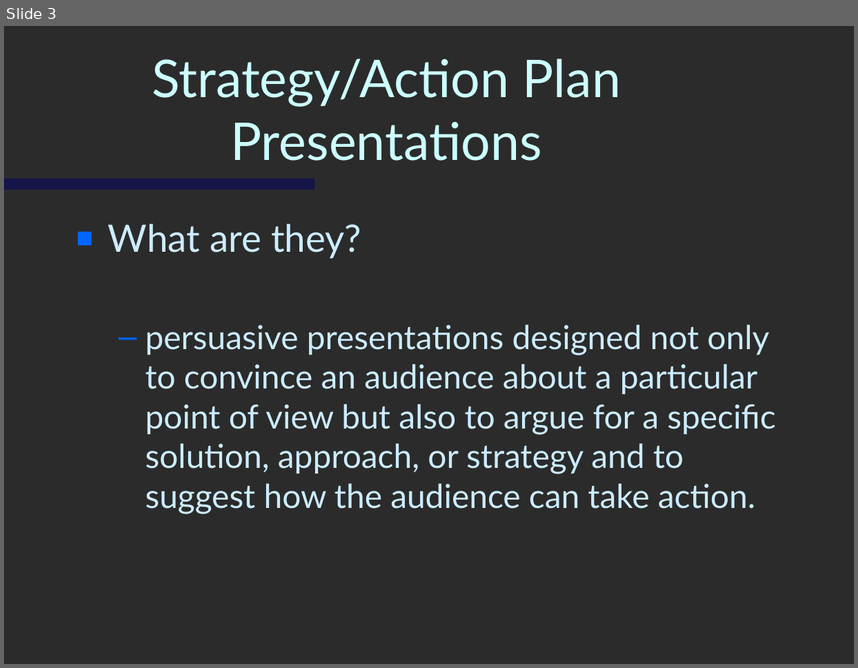
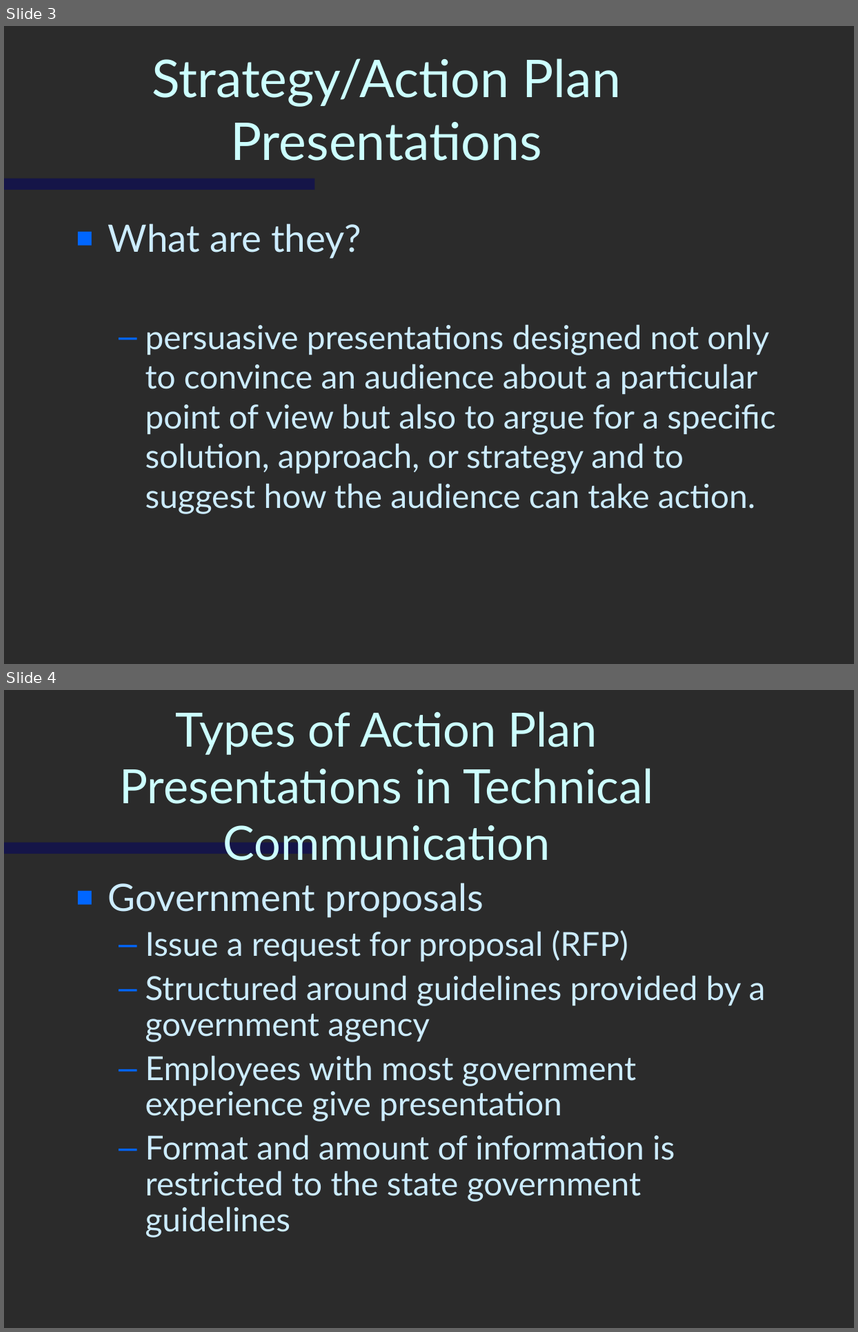
Before and after one commit to sumdog/assignments, a slide deck: pc2500-presentations/pc2500-presentation3.ppt. Shown one above the other, each under a label of ours: slide 3 before the commit, slides 3 and 4 after it. The pictures are 858x668 and 858x1332 pixels, drawn with LibreOffice and Linux fonts; fonts in the diff are those of the drawing; background and template pictures are left out; a plain dark background stands for a picture behind light text. Boxes give left, top, right and bottom in pixels: in the first picture for what was removed or moved away, otherwise in the second. Text is boxed around its words. In the diff, an @@ line names an element or a change of style, - is before the commit and + after.

Commit message:
I cleaned out my Tech home directory from last semester Added the updated version of presentation 3 we used changed the file extention on memo-3-4 added the other memo added the final exam in both formats

```diff
--- a/pc2500-presentations/pc2500-presentation3.ppt
+++ b/pc2500-presentations/pc2500-presentation3.ppt
@@ slide 4 added at (x1=4, y1=690, x2=854, y2=1328), background picture (left out); not listed: 1 template element that a slide beside it also shows @@
@@ title added at (x1=119, y1=711, x2=653, y2=860), 40 pt, text #CCFFFF @@
+Types of Action Plan Presentations in Technical Communication
@@ text added at (x1=108, y1=883, x2=766, y2=1237), 28 pt, text #CCECFF @@
+■ Government proposals
+  – Issue a request for proposal (RFP)
+  – Structured around guidelines provided by a government agency
+  – Employees with most government experience give presentation
+  – Format and amount of information is restricted to the state government guidelines
```
Also in this commit, not shown: 2 other slides added, 4 other files.
